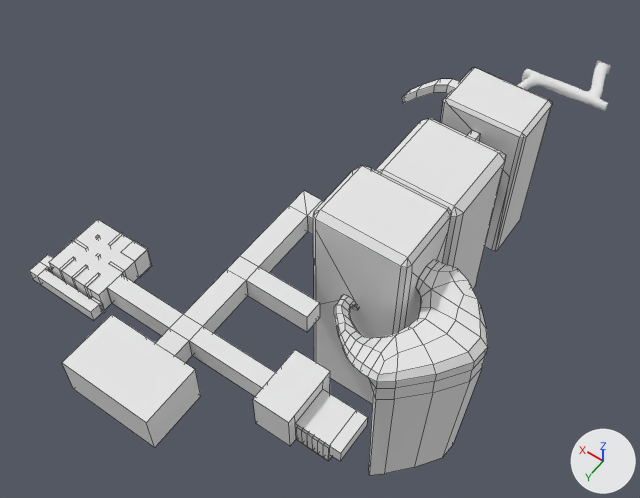
What one commit did to the Blender file Assets/EnvironmentLevel1/Level1Texturedv1.blend.
The view is the same before and after, from a 50 mm lens placed at (-73.0, 309.0, 253.0), pointed at (54.0, 132.0, -26.0). Lighting does not change. The marker at lower right points along +X, +Y and +Z. Mesh edges are drawn as thin lines on the coarser meshes.
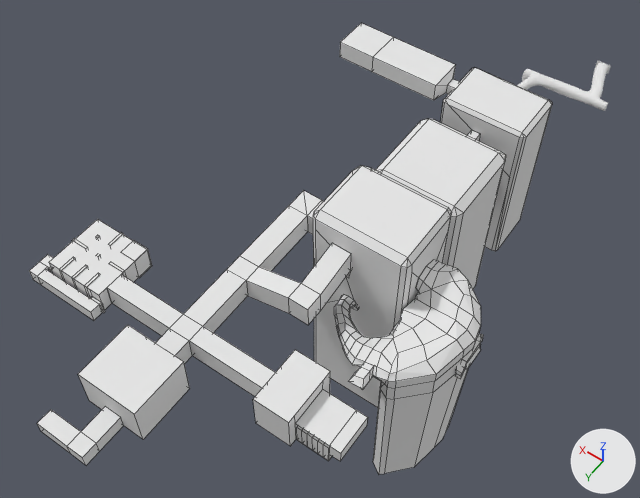
What differs and where, as boxes (x1, y1, x2, y2) in the pictures (640 x 498 px; the box of a moved part takes in the faces that stretch with it):
'Cube.006', reshaped
    before: (29, 190, 368, 461)
    after: (29, 190, 368, 465)
'Cube.005', reshaped
    before: (334, 260, 488, 475)
    after: (334, 260, 483, 474)
'Cube.001', reshaped
    before: (313, 165, 452, 404)
    after: (313, 165, 452, 407)
'Cube.000', reshaped (41% wider, 24% taller)
    before: (402, 68, 552, 251)
    after: (340, 23, 552, 251)
'Cube.019', added
    after: (455, 334, 481, 374)
'Cube.017', added
    after: (390, 322, 399, 335)
'Cube.034', added
    after: (346, 270, 351, 278)
part 1 of me_cube_031, moved or reshaped
    before: (315, 220, 401, 404)
    after: (315, 220, 401, 407)
part 2 of me_cube_007, built on
    before: (62, 314, 195, 448)
    after: (37, 325, 183, 465)
part 3 of me_cube_007, built on
    before: (246, 267, 320, 332)
    after: (246, 243, 351, 325)
part 4 of me_cube_005, added
    after: (455, 334, 483, 379)
part 5 of me_cube_005, moved or reshaped
    before: (352, 280, 488, 475)
    after: (349, 280, 481, 474)
part 6 of me_cube_000, moved or reshaped (not visible before)
    after: (340, 23, 393, 72)

What changed in the scene script:
```text
Change me_cube_031:
    where me_cube_031.from_pydata(...)  # 58 vertices, 29 faces; spans x -18.1..20.8, y 50.5..81.2, z -60.5..41.0
    verts and faces of me_cube_031; kept vertices keep their numbers, new ones are numbered from 58
    me_cube_031 part 1
    add delete_faces([(40, 50, 49, 48, 47, 46, 41), (24, 31, 39, 41, 46, 53, 52, 51, 50, 40, 28)])
    add verts[58] = (6.9, 81.2, 21.9)
    add verts[59] = (11.4, 81.2, 28.7)
    add verts[60] = (11.4, 81.2, 21.9)
    add verts[61] = (3.4, 81.2, 21.9)  # pixel (350, 270)
    add verts[62] = (3.4, 81.2, 31.1)  # pixel (351, 253)
    add verts[63] = (11.4, 81.2, 31.1)  # pixel (332, 242)
    add faces += [(40, 59, 60, 58, 50, 49, 48, 47, 46, 41), (24, 31, 39, 41, 46, 53, 52, 51, 50, 58, 61, 62, 63, 59, 40, 28)]
Change me_cube_007:
    remove me_cube_007.from_pydata(...)  # 204 vertices, 151 faces; spans x -33.2..96.0, y 61.7..168.0, z 13.4..30.6
    add me_cube_007.from_pydata(...)  # 236 vertices, 171 faces, 4 loose edges; spans x -33.2..96.0, y 61.7..184.6, z 13.4..31.1
    me_cube_007 part 2: 8 vertices moved from x 17.4..52.5, y 145.9..168.0, z 13.8..30.6 to x 22.1..45.5, y 145.9..168.0, z 13.8..30.6; 16 vertices added at x 30.4..50.0, y 168.0..184.6, z 13.8..19.3
    me_cube_007 part 3: 4 vertices removed from x 3.8, y 99.2..106.3, z 13.8..23.0; 20 vertices added at x 3.4..11.4, y 81.2..106.3, z 18.5..31.1
Change me_cube_005:
    remove me_cube_005.from_pydata(...)  # 265 vertices, 226 faces, 10 loose edges; spans x -49.4..19.7, y 50.5..109.7, z -63.6..25.3
    add me_cube_005.from_pydata(...)  # 310 vertices, 261 faces, 10 loose edges; spans x -46.1..19.7, y 50.5..114.2, z -63.6..25.3
    me_cube_005 part 4: a new loose piece of 27 vertices spanning x -46.1..-40.8, y 70.4..87.8, z 6.1..10.4, in mat_material_001 (its picture is missing)
    me_cube_005 part 5: 51 vertices moved from x -49.4..-19.2, y 66.3..109.7, z -63.6..21.7 to x -44.7..-18.2, y 66.3..108.0, z -63.6..21.7; 18 vertices added at x -24.3..-18.3, y 105.8..114.2, z 11.5..17.3
Change me_cube_000:
    remove me_cube_000.from_pydata(...)  # 88 vertices, 61 faces; spans x -14.9..41.0, y -13.1..14.0, z -70.0..3.3
    add me_cube_000.from_pydata(...)  # 91 vertices, 62 faces; spans x -14.9..73.6, y -13.1..12.9, z -70.0..7.0
    me_cube_000 part 6
    1 vertex is removed from x 41.0, y 12.3, z -6.4
    4 faces are deleted
    12 vertices move from x 29.9..39.4, y 1.6..14.0, z -8.0..1.7 to x 26.6..57.0, y -4.2..11.8, z -0.8..7.0
    4 vertices are added at (73.6, 11.7, 7.0), (73.6, -4.2, 7.0), (73.6, 11.8, -0.8), (73.6, -4.2, -0.8)
    5 new faces join them
Add me_cube_010:
    me_cube_010.from_pydata([(-1.3, -1.25, -2.48), (-3.76, 2.39, -2.48), (3.72, 2.39, -2.48), (0.7, -1.25, -2.48), (-2.27, -3.53, 2.48), (-4.73, 2.39, 2.48), (5.33, 2.39, 2.48), (2.31, -3.53, 2.48)], [], [(4, 5, 1, 0), (5, 6, 2, 1), (6, 7, 3, 2), (7, 4, 0, 3), (0, 1, 2, 3), (7, 6, 5, 4)])
    me_cube_010.materials.append(mat_material_001)  # its picture is missing
Add ob_cube_019:
    ob_cube_019 = bpy.data.objects.new('Cube.019', me_cube_008)  # 17 vertices, 9 faces; spans x -46.1..-40.8, y 70.4..87.8, z 6.1..10.4; in mat_material_002 (its picture is missing)
    ob_cube_019.location = (22.0, 72.6, -15.3)
Add ob_cube_017:
    ob_cube_017 = bpy.data.objects.new('Cube.017', me_cube_006)  # 17 vertices, 9 faces; spans x -1.7..2.9, y -7.6..8.6, z -2.8..1.5; in mat_material_001 (its picture is missing)
    ob_cube_017.location = (2.2, 153.3, -6.4)
    ob_cube_017.rotation_euler = (0.0, 0.0, 3.142)  # degrees (0, 0, 180)
Add ob_cube_034:
    ob_cube_034 = bpy.data.objects.new('Cube.034', me_cube_010)
    ob_cube_034.location = (29.8, 151.5, 3.9)
```
